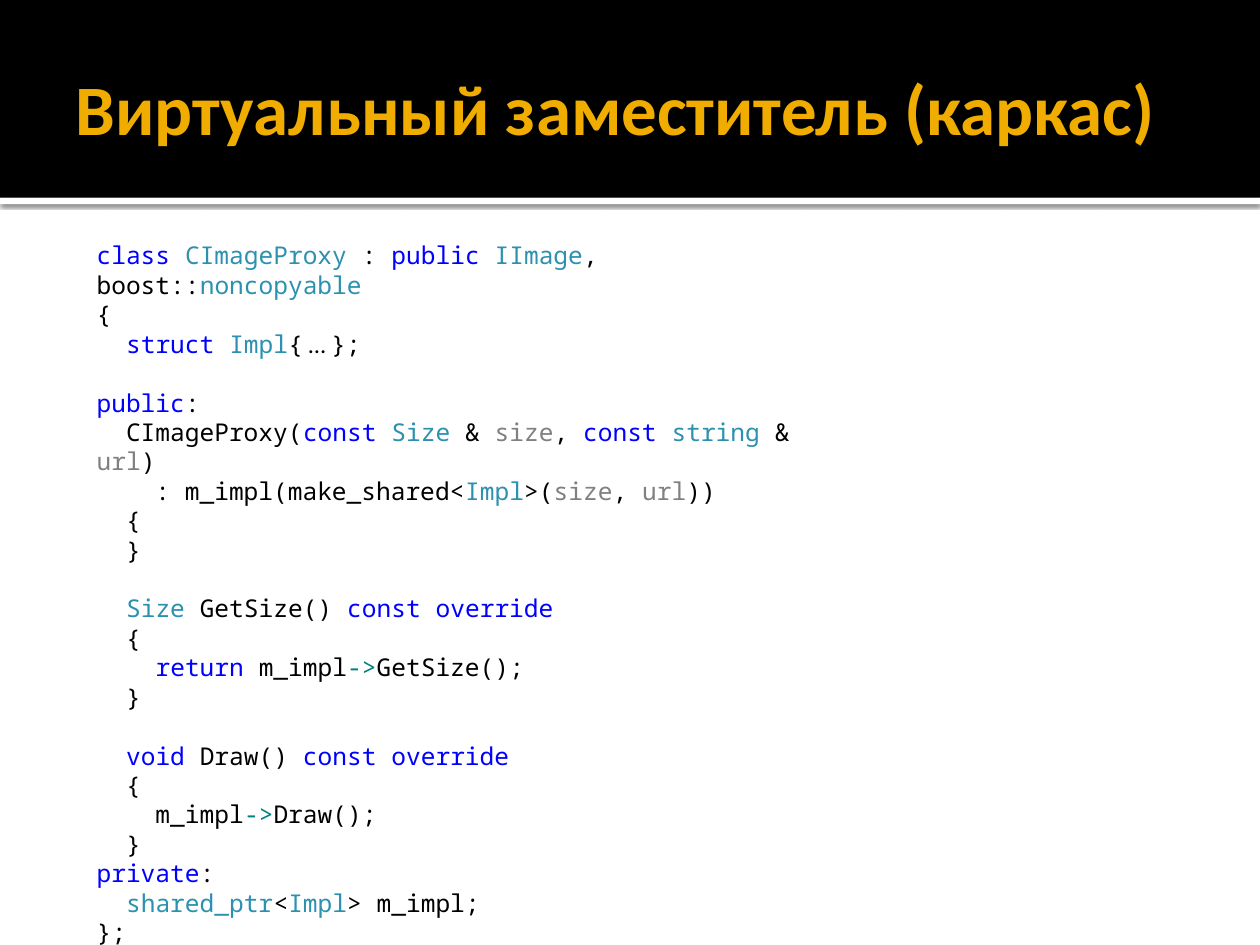
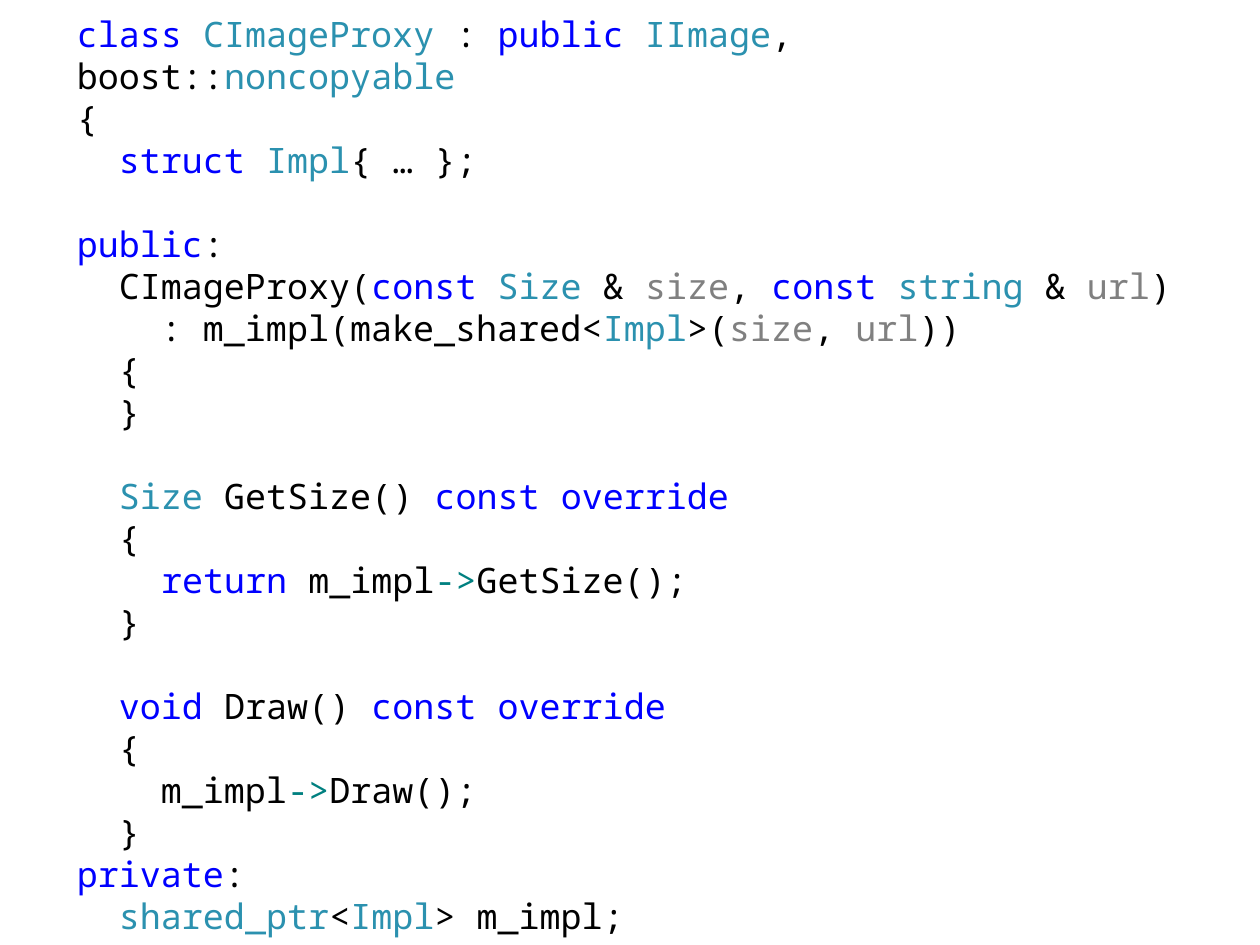
Before and after one commit to iv-sergius/ood, a slide deck: slide 10 of lectures/12.proxy/proxy.pptx. Drawn at 1260x945 pixels with LibreOffice and Linux fonts; fonts in the diff are those of the drawing. Boxes give left, top, right and bottom in pixels: in the first picture for what was removed or moved away, otherwise in the second. Text is boxed around its words. In the diff, an @@ line names an element or a change of style, - is before the commit and + after.

Commit message:
Обновлёна лекция по паттерну "Заместитель"

```diff
--- a/lectures/12.proxy/proxy.pptx
+++ b/lectures/12.proxy/proxy.pptx
@@ rectangle removed at (x1=0, y1=0, x2=1260, y2=198) @@
@@ text "class CImageProxy : public IImage, ..." moved from (x1=97, y1=245, x2=760, y2=918) to (x1=77, y1=20, x2=1171, y2=938) @@
@@ text "class CImageProxy : public IImage, ..." at (x1=77, y1=20, x2=1171, y2=938): size 14 to 20 pt; font Calibri to Noto Sans Mono in "…" @@
@@ title removed at (x1=76, y1=82, x2=1154, y2=146) @@
-Виртуальный заместитель (каркас)
@@ rectangle removed at (x1=0, y1=198, x2=1260, y2=204) @@
```
Also in this commit, not shown: 14 other slides changed.
